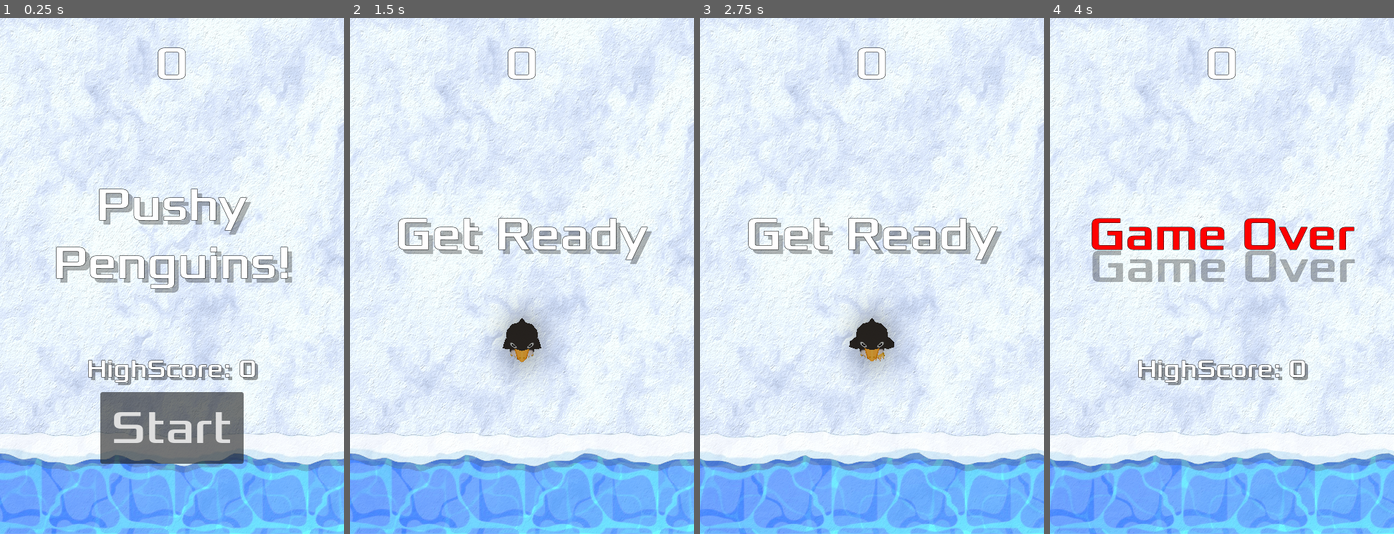
Above: before the commit, frames 1-4 (left to right).
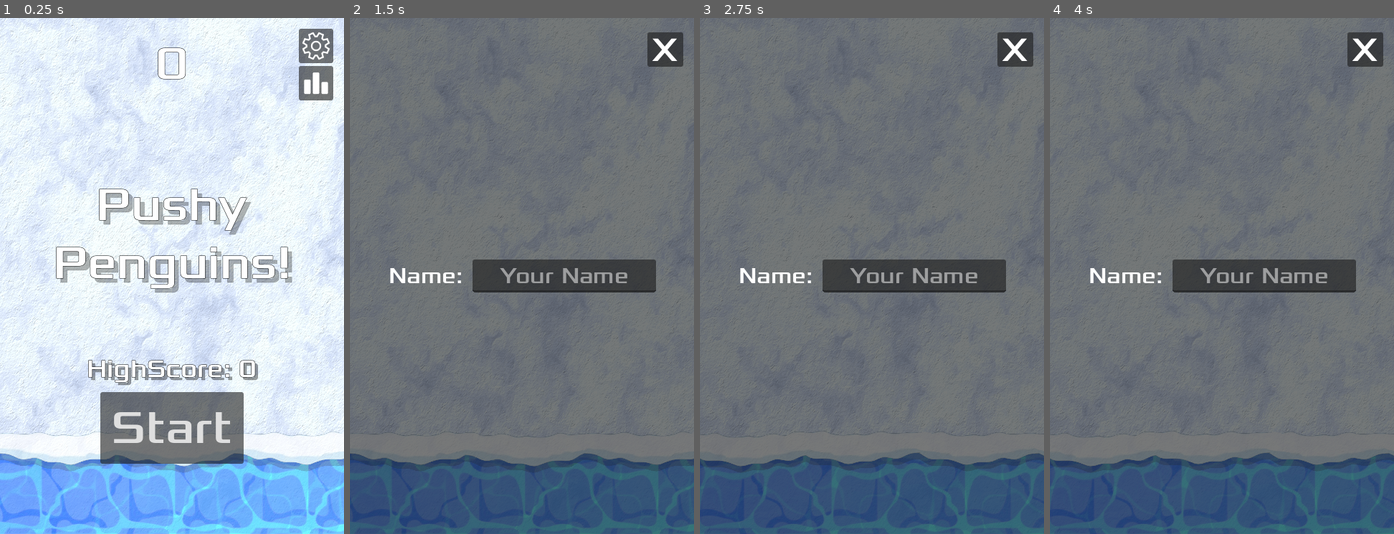
Above: after the commit, the same moments.

Repository: SeppNel/Pushy-Penguins
Game: Godot game, scene res://Main.tscn
The game is run twice, just before and just after one commit, with the same random seed, the same clock (stepped at 60 frames per second) and the same inputs. Sound files missing from this copy of the repository are replaced by a short silence.
Inputs (mouse positions are in pixels of both pictures, inside the frame that each line leads up to):
- Up to frame 1 (0.25 s): no input
- Up to frame 2 (1.5 s): click (666, 43) at 0.52 s; click (522, 425) at 1.25 s, where only the run before the commit has a clickable "Start"
- Up to frame 3 (2.75 s): tap Enter at 2 s; move the mouse to (947, 250) at 2.02 s; click (947, 250) at 2.17 s
- Up to frame 4 (4 s): drag from (1153, 301) to (1222, 497) at 2.77 s; move the mouse to (1256, 162) at 3.52 s; click (1256, 162) at 3.67 s

The runs differ from the first frame. In frame 1, 1.2% of the frame differs, in the area x 86-97%, y 2-16%; in frame 2, 99%; in frame 3, 99%, in the area x 0-100%, y 0-100%; in frame 4, 99%.

Commit message:
Leaderboard

Diff:
--- a/Hud.gd
+++ b/Hud.gd
@@ -10,11 +10,6 @@
 
 func _ready():
 	MobileAds.initialize()
-
-	#$ScoreLabel.position.y = DisplayServer.get_display_safe_area().position.y
-	#draw_debug_point()
-	#draw_debug_cutout()
-	#draw_debug_safe_area()
 	create_adView()
 
 func _process(delta):
@@ -54,6 +49,8 @@
 	# Make a one-shot timer and wait for it to finish.
 	await get_tree().create_timer(0.5).timeout
 	$StartButton.show()
+	$SettingsButton.show()
+	$LeaderboardButton.show()
 
 func update_score(score):
 	$ScoreLabel.text = str(score)
@@ -62,6 +59,8 @@
 	$StartButton.hide()
 	$HighScoreMsg.hide()
 	$NewHighScore.hide()
+	$SettingsButton.hide()
+	$LeaderboardButton.hide()
 	playing = true
 	start_game.emit()
 
@@ -106,27 +105,51 @@
 	adView.destroy()
 	adView = null
 
-func draw_debug_point():
-	var debug_point = ColorRect.new()
-	debug_point.size = Vector2(5,5)
-	debug_point.color = Color.RED
-	debug_point.position.x = get_viewport().get_visible_rect().size.x / 2
-	debug_point.position.y = DisplayServer.get_display_safe_area().position.y  # Set the position of the debug point
-	add_child(debug_point)
+func toggle_non_overlay_visibility():
+	$SettingsButton.visible = !$SettingsButton.visible
+	$LeaderboardButton.visible = !$LeaderboardButton.visible
+	$Message.visible = !$Message.visible
+	$HighScoreMsg.visible = !$HighScoreMsg.visible
+	$StartButton.visible = !$StartButton.visible
+	$ScoreLabel.visible = !$ScoreLabel.visible
 
-func draw_debug_cutout():
-	var cutouts = DisplayServer.get_display_cutouts()
-	for r in cutouts:
-		var debug_point = ColorRect.new()
-		debug_point.size = r.size  # Set size from Rect2's size
-		debug_point.color = Color.RED
-		debug_point.position = r.position
-		add_child(debug_point)
+func toggle_settings():
+	toggle_non_overlay_visibility()
+	$Settings.visible = !$Settings.visible
 
-func draw_debug_safe_area():
-	var safe = DisplayServer.get_display_safe_area()
-	var debug_point = ColorRect.new()
-	debug_point.size = safe.size
-	debug_point.color = Color(0,0,1, 0.5)
-	debug_point.position = safe.position
-	add_child(debug_point)
+
+func _on_leaderboard_button_pressed():
+	toggle_non_overlay_visibility()
+	load_leaderboard()
+	$Leaderboard.show()
+
+
+func _on_close_leaderboard_button_pressed():
+	var children = $Leaderboard/ScrollContainer/VBoxContainer.get_children()
+	for child in children:
+		if child is Label:
+			child.free()
+
+	toggle_non_overlay_visibility()
+	$Leaderboard.hide()
+
+
+func load_leaderboard():
+	$HTTPRequest.request_completed.connect(_on_leaderboard_request_completed)
+	$HTTPRequest.request("http://pertusa.myftp.org/.resources/php/ppp/leaderboard_get.php")
+
+func _on_leaderboard_request_completed(result, response_code, headers, body):
+	var lb = JSON.parse_string(body.get_string_from_utf8())
+	var i = 1
+	for name in lb:
+		var score = lb[name]
+
+		var label = Label.new()
+		label.text = str(i) + "º - " + str(name) + ": " + str(score)
+		label.horizontal_alignment = HORIZONTAL_ALIGNMENT_CENTER
+		var f = load("res://fonts/Xolonium-Regular.ttf") as FontFile
+		label.add_theme_font_override("font", f)
+		label.set("theme_override_font_sizes/font_size", 30)
+
+		$Leaderboard/ScrollContainer/VBoxContainer.add_child(label)
+		i += 1
--- a/Hud.tscn
+++ b/Hud.tscn
@@ -1,9 +1,12 @@
-[gd_scene load_steps=7 format=3 uid="uid://d2e7okgajipy4"]
+[gd_scene load_steps=10 format=3 uid="uid://d2e7okgajipy4"]
 
 [ext_resource type="Script" path="res://Hud.gd" id="1_ch4na"]
 [ext_resource type="Script" path="res://FPS Counter.gd" id="2_bv3ww"]
 [ext_resource type="FontFile" uid="uid://bk6w82hh0dgnv" path="res://fonts/Xolonium-Regular.ttf" id="2_iuara"]
 [ext_resource type="Texture2D" uid="uid://ff66shhhik16" path="res://art/origin_marker.png" id="3_74bq3"]
+[ext_resource type="Texture2D" uid="uid://c3h8q8qd8768q" path="res://art/icons/settings.png" id="4_bwt0u"]
+[ext_resource type="Texture2D" uid="uid://frvnss327a2s" path="res://art/icons/leaderboard_icon.png" id="5_n328g"]
+[ext_resource type="Texture2D" uid="uid://oh77tpae2q60" path="res://art/icons/close.png" id="7_ebpno"]
 
 [sub_resource type="InputEventAction" id="InputEventAction_qand2"]
 action = &"start_game"
@@ -98,9 +101,9 @@
 anchor_left = 0.5
 anchor_right = 0.5
 offset_left = -238.0
-offset_top = 180.0
+offset_top = 110.0
 offset_right = 242.0
-offset_bottom = 242.0
+offset_bottom = 172.0
 grow_horizontal = 2
 theme_override_colors/font_shadow_color = Color(1, 0, 0.0166664, 1)
 theme_override_colors/font_outline_color = Color(0, 0, 0, 1)
@@ -131,6 +134,30 @@
 shortcut = SubResource("Shortcut_vfrcp")
 text = "Start"
 
+[node name="SettingsButton" type="Button" parent="."]
+anchors_preset = 1
+anchor_left = 1.0
+anchor_right = 1.0
+offset_left = -63.0
+offset_top = 15.0
+offset_right = -15.0
+offset_bottom = 63.0
+grow_horizontal = 0
+icon = ExtResource("4_bwt0u")
+alignment = 0
+icon_alignment = 1
+
+[node name="LeaderboardButton" type="Button" parent="."]
+anchors_preset = 1
+anchor_left = 1.0
+anchor_right = 1.0
+offset_left = -63.0
+offset_top = 67.0
+offset_right = -15.0
+offset_bottom = 115.0
+grow_horizontal = 0
+icon = ExtResource("5_n328g")
+
 [node name="MessageTimer" type="Timer" parent="."]
 wait_time = 2.0
 one_shot = true
@@ -141,5 +168,111 @@
 scale = Vector2(0.05, 0.05)
 texture = ExtResource("3_74bq3")
 
+[node name="Settings" type="CanvasLayer" parent="."]
+visible = false
+
+[node name="ColorRect" type="ColorRect" parent="Settings"]
+anchors_preset = 15
+anchor_right = 1.0
+anchor_bottom = 1.0
+grow_horizontal = 2
+grow_vertical = 2
+color = Color(0, 0, 0, 0.529412)
+
+[node name="Name" type="HBoxContainer" parent="Settings"]
+anchors_preset = 8
+anchor_left = 0.5
+anchor_top = 0.5
+anchor_right = 0.5
+anchor_bottom = 0.5
+offset_left = -33.5
+offset_top = -20.0
+offset_right = 33.5
+offset_bottom = 20.0
+grow_horizontal = 2
+grow_vertical = 2
+
+[node name="NameLabel" type="Label" parent="Settings/Name"]
+layout_mode = 2
+theme_override_fonts/font = ExtResource("2_iuara")
+theme_override_font_sizes/font_size = 31
+text = "Name: "
+
+[node name="NameField" type="LineEdit" parent="Settings/Name"]
+layout_mode = 2
+theme_override_constants/minimum_character_width = 8
+theme_override_fonts/font = ExtResource("2_iuara")
+theme_override_font_sizes/font_size = 31
+placeholder_text = "Your Name"
+alignment = 1
+max_length = 20
+text_direction = 1
+
+[node name="CloseSettingsButton" type="Button" parent="Settings"]
+anchors_preset = 1
+anchor_left = 1.0
+anchor_right = 1.0
+offset_left = -65.0
+offset_top = 20.0
+offset_right = -15.0
+offset_bottom = 68.0
+grow_horizontal = 0
+icon = ExtResource("7_ebpno")
+
+[node name="Leaderboard" type="CanvasLayer" parent="."]
+visible = false
+
+[node name="ColorRect" type="ColorRect" parent="Leaderboard"]
+anchors_preset = 15
+anchor_right = 1.0
+anchor_bottom = 1.0
+grow_horizontal = 2
+grow_vertical = 2
+color = Color(0, 0, 0, 0.529412)
+
+[node name="ScrollContainer" type="ScrollContainer" parent="Leaderboard"]
+layout_direction = 2
+anchors_preset = 15
+anchor_right = 1.0
+anchor_bottom = 1.0
+offset_top = 20.0
+grow_horizontal = 2
+grow_vertical = 2
+size_flags_horizontal = 3
+size_flags_vertical = 3
+
+[node name="VBoxContainer" type="VBoxContainer" parent="Leaderboard/ScrollContainer"]
+layout_mode = 2
+
+[node name="Title" type="RichTextLabel" parent="Leaderboard/ScrollContainer/VBoxContainer"]
+custom_minimum_size = Vector2(480, 0)
+layout_mode = 2
+theme_override_fonts/normal_font = ExtResource("2_iuara")
+theme_override_font_sizes/normal_font_size = 40
+bbcode_enabled = true
+text = "[center][u]Leaderboard[/u][/center]"
+fit_content = true
+
+[node name="HSeparator" type="HSeparator" parent="Leaderboard/ScrollContainer/VBoxContainer"]
+self_modulate = Color(1, 1, 1, 0)
+layout_mode = 2
+
+[node name="CloseLeaderboardButton" type="Button" parent="Leaderboard"]
+anchors_preset = 1
+anchor_left = 1.0
+anchor_right = 1.0
+offset_left = -65.0
+offset_top = 20.0
+offset_right = -15.0
+offset_bottom = 68.0
+grow_horizontal = 0
+icon = ExtResource("7_ebpno")
+
+[node name="HTTPRequest" type="HTTPRequest" parent="."]
+
 [connection signal="pressed" from="StartButton" to="." method="_on_start_button_pressed"]
+[connection signal="pressed" from="SettingsButton" to="." method="toggle_settings"]
+[connection signal="pressed" from="LeaderboardButton" to="." method="_on_leaderboard_button_pressed"]
 [connection signal="timeout" from="MessageTimer" to="." method="_on_message_timer_timeout"]
+[connection signal="pressed" from="Settings/CloseSettingsButton" to="." method="toggle_settings"]
+[connection signal="pressed" from="Leaderboard/CloseLeaderboardButton" to="." method="_on_close_leaderboard_button_pressed"]
--- a/Main.gd
+++ b/Main.gd
@@ -33,6 +33,8 @@
 
 	if highScoreUpdated:
 		$HUD.update_high_score(highScore)
+		var name = $HUD/Settings/Name/NameField.text
+		$HTTPRequest.request("http://pertusa.myftp.org/.resources/php/ppp/leaderboard_set.php?name=" + str(name) + "&score=" + str(highScore))
 		$HUD/NewHighScore.show()
 		save()
 
@@ -107,6 +109,7 @@
 func save():
 	var save_dict = {
 		"high_score" : highScore,
+		"name" : $HUD/Settings/Name/NameField.text,
 	}
 
 	var save_file = FileAccess.open("user://savegame.save", FileAccess.WRITE)
@@ -131,6 +134,7 @@
 	# Get the data from the JSON object
 	var data = json.get_data()
 	highScore = data["high_score"]
+	$HUD/Settings/Name/NameField.text = data["name"]
 
 func splash(pos, size):
 	var water = preload("res://Water_Splash.tscn")
--- a/Main.tscn
+++ b/Main.tscn
@@ -98,6 +98,8 @@
 
 [node name="Player" parent="." instance=ExtResource("1_vecal")]
 
+[node name="HTTPRequest" type="HTTPRequest" parent="."]
+
 [connection signal="timeout" from="MobTimer" to="." method="_on_mob_timer_timeout"]
 [connection signal="timeout" from="ScoreTimer" to="." method="_on_score_timer_timeout"]
 [connection signal="timeout" from="StartTimer" to="." method="_on_start_timer_timeout"]
Binary file added: art/icons/close.png
Not shown, added: art/icons/close.png.import
Binary file added: art/icons/leaderboard_icon.png
Not shown, added: art/icons/leaderboard_icon.png.import
Binary file added: art/icons/settings.png
Not shown, added: art/icons/settings.png.import
Not shown, changed: export_presets.cfg
